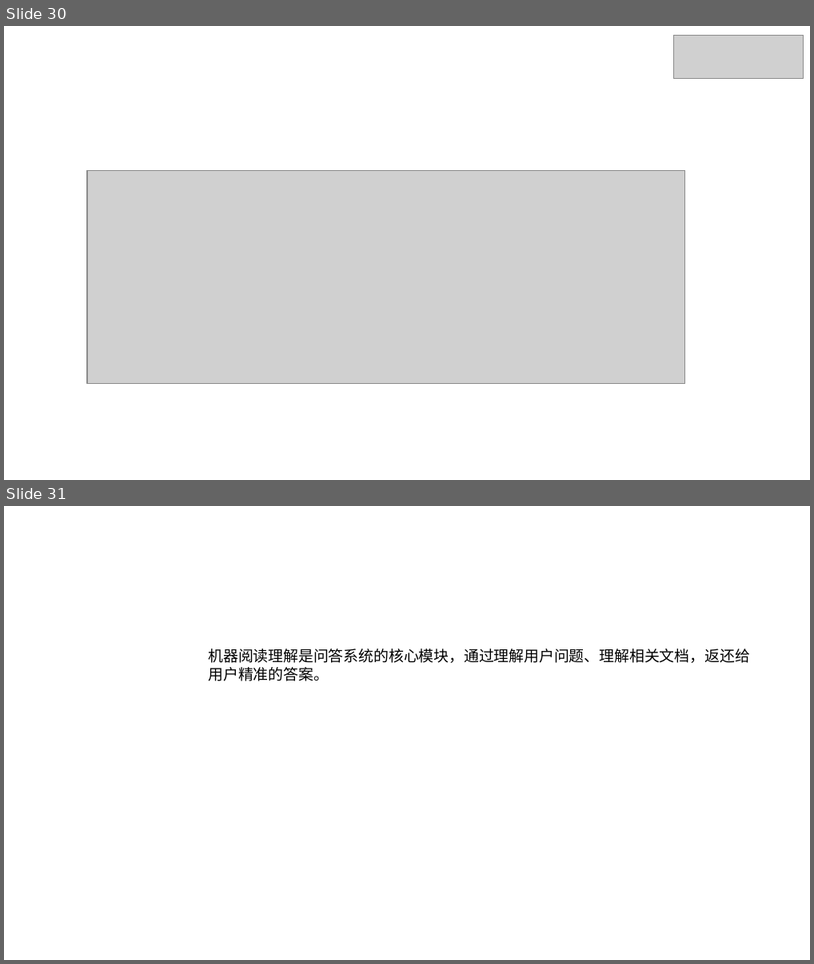
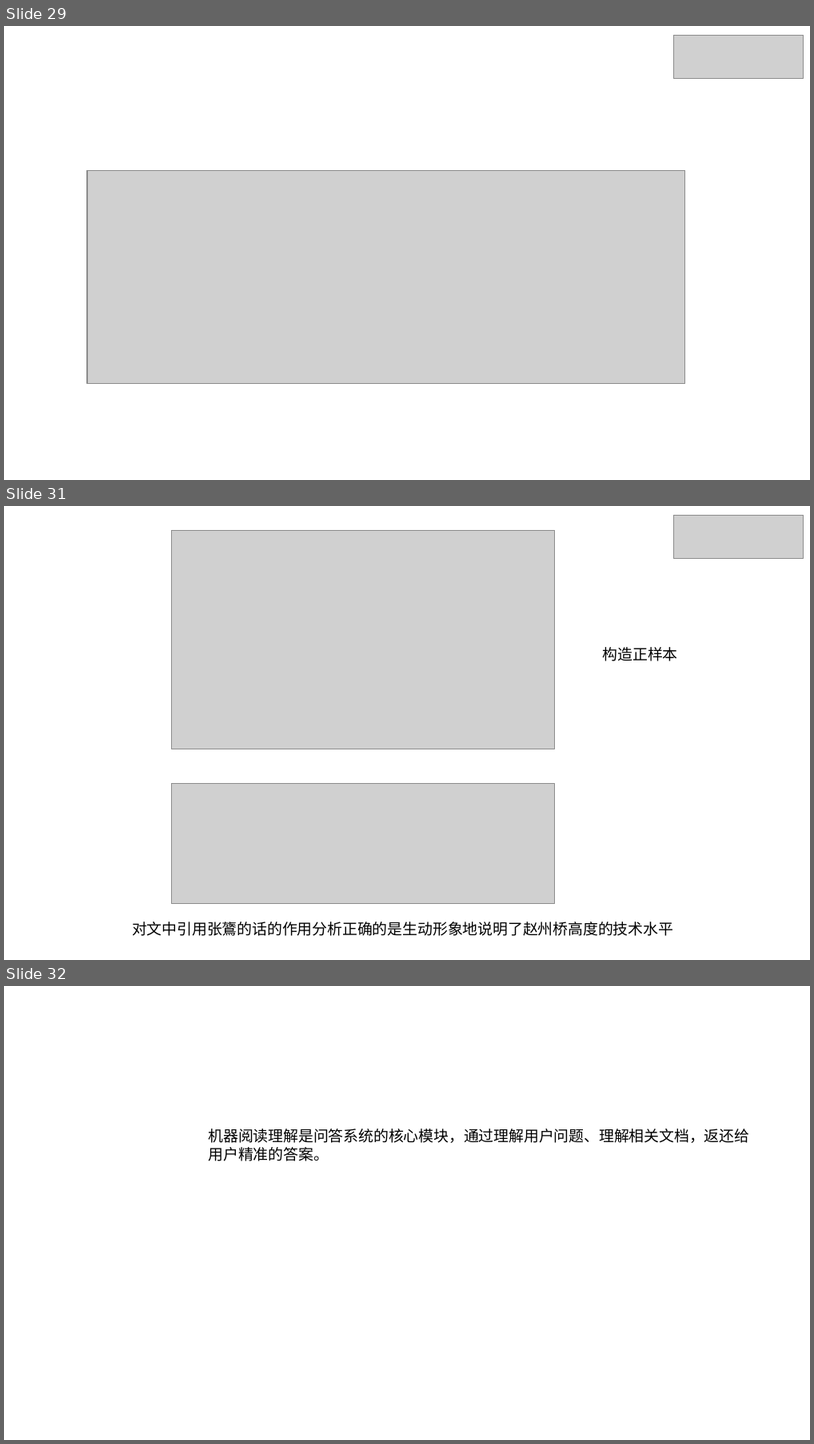
Before and after one commit to xhsun1997/ChineseMRC, a slide deck: 孙相会.pptx. Shown one above the other, each under a label of ours: slides 30 and 31 before the commit, slides 29, 31 and 32 after it; the slides between them are not shown. The pictures are 814x964 and 814x1444 pixels, drawn with LibreOffice and Linux fonts; fonts in the diff are those of the drawing; grey boxes stand for pictures. Boxes give left, top, right and bottom in pixels: in the first picture for what was removed or moved away, otherwise in the second. Text is boxed around its words. In the diff, an @@ line names an element or a change of style, - is before the commit and + after.

```diff
--- a/孙相会.pptx
+++ b/孙相会.pptx
@@ slide 31 added at box(4, 506, 810, 960), background #FFFFFF @@
@@ picture added at box(674, 515, 803, 559) @@
@@ picture added at box(172, 530, 554, 748) @@
@@ text added at box(603, 647, 678, 661), 13.5 pt, text #000000 @@
+构造正样本
@@ picture added at box(172, 784, 555, 904) @@
@@ text added at box(132, 921, 674, 936), 13.5 pt, text #000000 @@
+对文中引用张鷟的话的作用分析正确的是生动形象地说明了赵州桥高度的技术水平
@@ what was slide 30 is now slide 29 @@
@@ what was slide 31 is now slide 32 @@
```
Also in this commit, not shown: 5 slides changed, 2 other slides added, 1 slide removed, 6 other files.
